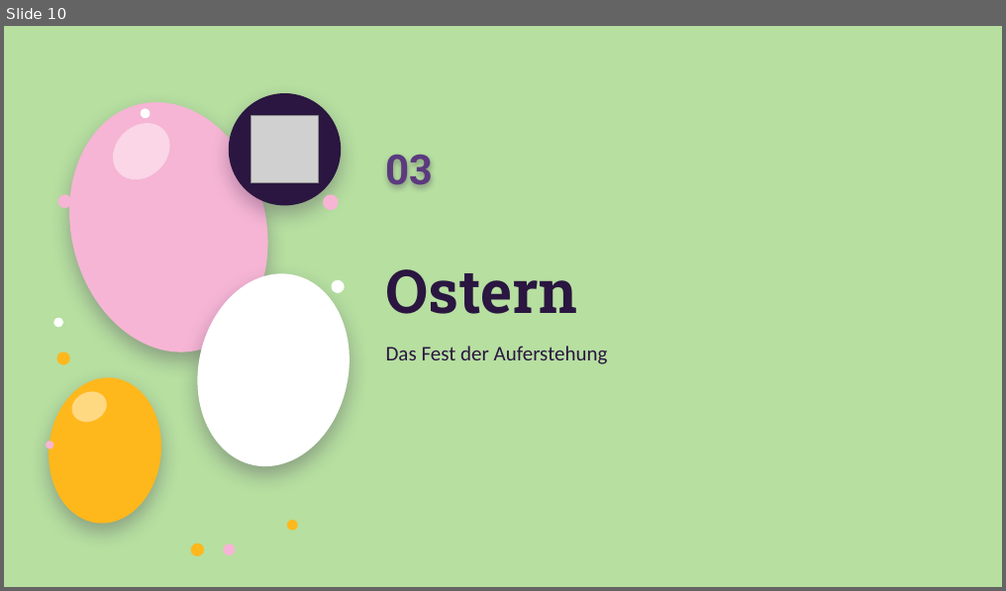
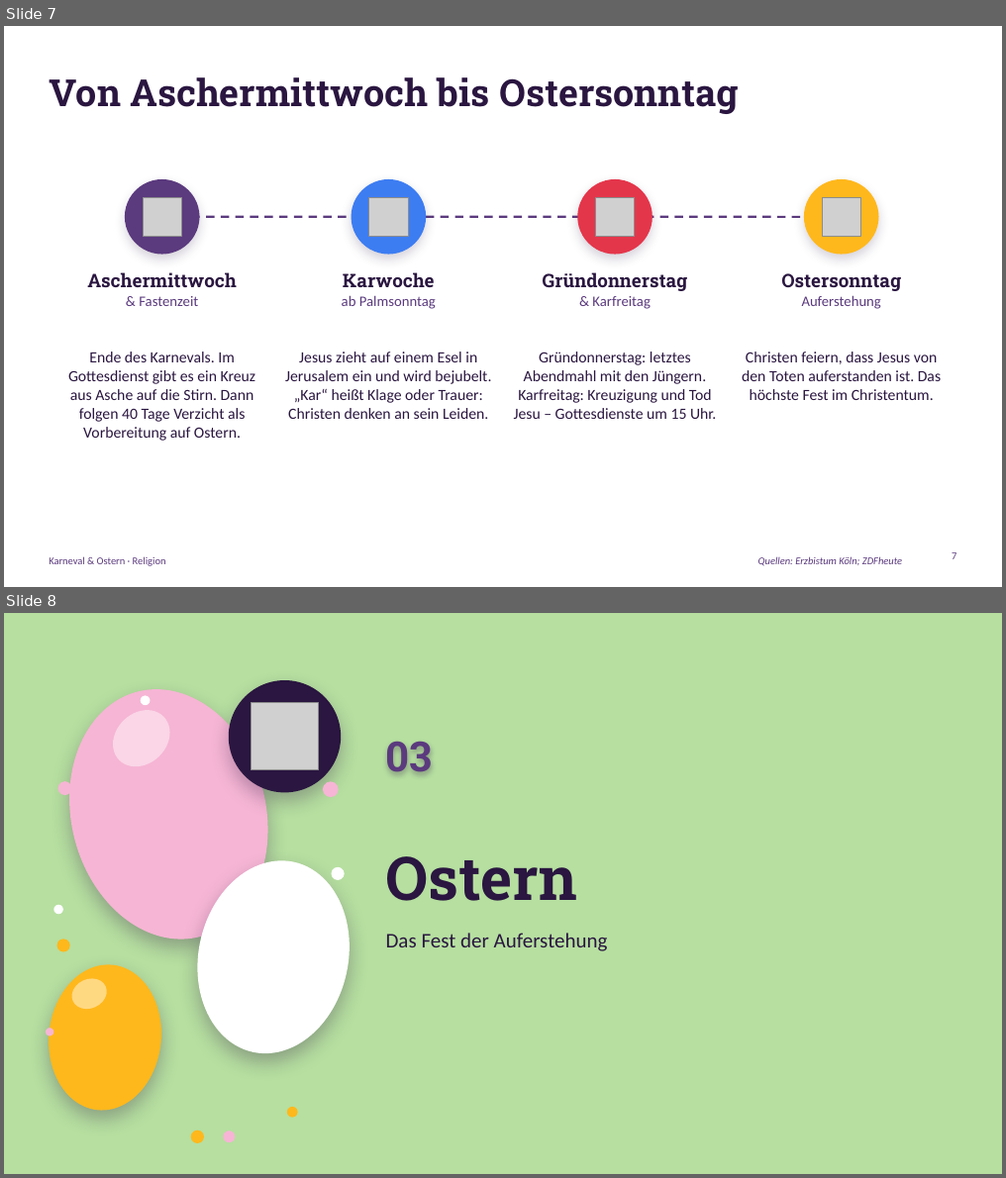
Before and after one commit to Flxrian/Erinnerung, a slide deck: Karneval_und_Ostern.pptx. Shown one above the other, each under a label of ours: slide 10 before the commit, slides 7 and 8 after it. The pictures are 1006x591 and 1006x1178 pixels, drawn with LibreOffice and Linux fonts; fonts in the diff are those of the drawing; grey boxes stand for pictures. Boxes give left, top, right and bottom in pixels: in the first picture for what was removed or moved away, otherwise in the second. Text is boxed around its words. In the diff, an @@ line names an element or a change of style, - is before the commit and + after.

```diff
--- a/Karneval_und_Ostern.pptx
+++ b/Karneval_und_Ostern.pptx
@@ slide 7 added at (4, 26, 1002, 587), background #FFFFFF @@
@@ title added at (49, 77, 739, 114), 36 pt, text #2A1640, bold @@
+Von Aschermittwoch bis Ostersonntag
@@ ellipse added at (125, 179, 199, 255), fill #5B3A7E @@
@@ picture added at (143, 197, 181, 236) @@
@@ ellipse added at (351, 179, 426, 255), fill #3D7DF2 @@
@@ picture added at (369, 197, 408, 236) @@
@@ ellipse added at (577, 179, 652, 255), fill #E4364B @@
@@ picture added at (595, 197, 635, 236) @@
@@ ellipse added at (804, 179, 879, 255), fill #FFB81C @@
@@ picture added at (823, 197, 861, 236) @@
@@ line added from (162, 217) to (842, 217), #5B3A7E 2 pt dashed @@
@@ text added at (87, 273, 237, 306), 18 pt, text #2A1640, bold @@
+Aschermittwoch
+& Fastenzeit
@@ text added at (342, 273, 436, 309), 14 pt, text #5B3A7E @@
+Karwoche
+ab Palmsonntag
@@ text added at (543, 273, 688, 309), 18 pt, text #2A1640, bold @@
+Gründonnerstag
+& Karfreitag
@@ text added at (781, 274, 901, 309), 18 pt, text #2A1640, bold @@
+Ostersonntag
+Auferstehung
@@ text added at (68, 352, 256, 441), 15 pt, text #2A1640 @@
+Ende des Karnevals. Im Gottesdienst gibt es ein Kreuz aus Asche auf die Stirn. Dann folgen 40 Tage Verzicht als Vorbereitung auf Ostern.
@@ text added at (285, 352, 491, 419), 15 pt, text #2A1640 @@
+Jesus zieht auf einem Esel in Jerusalem ein und wird bejubelt. „Kar“ heißt Klage oder Trauer: Christen denken an sein Leiden.
@@ text added at (514, 352, 716, 419), 15 pt, text #2A1640 @@
+Gründonnerstag: letztes Abendmahl mit den Jüngern. Karfreitag: Kreuzigung und Tod Jesu – Gottesdienste um 15 Uhr.
@@ text added at (742, 352, 941, 400), 15 pt, text #2A1640 @@
+Christen feiern, dass Jesus von den Toten auferstanden ist. Das höchste Fest im Christentum.
@@ text added at (49, 557, 166, 567), 10 pt, text #5B3A7E @@
+Karneval & Ostern · Religion
@@ text added at (758, 557, 902, 567), 10 pt, text #5B3A7E, italic @@
+Quellen: Erzbistum Köln; ZDFheute
@@ page number added at (951, 553, 956, 560), 10 pt, text #5B3A7E @@
+7
@@ what was slide 10 is now slide 8 @@
```
Also in this commit, not shown: 6 slides changed, 10 other slides added, 9 slides removed.
